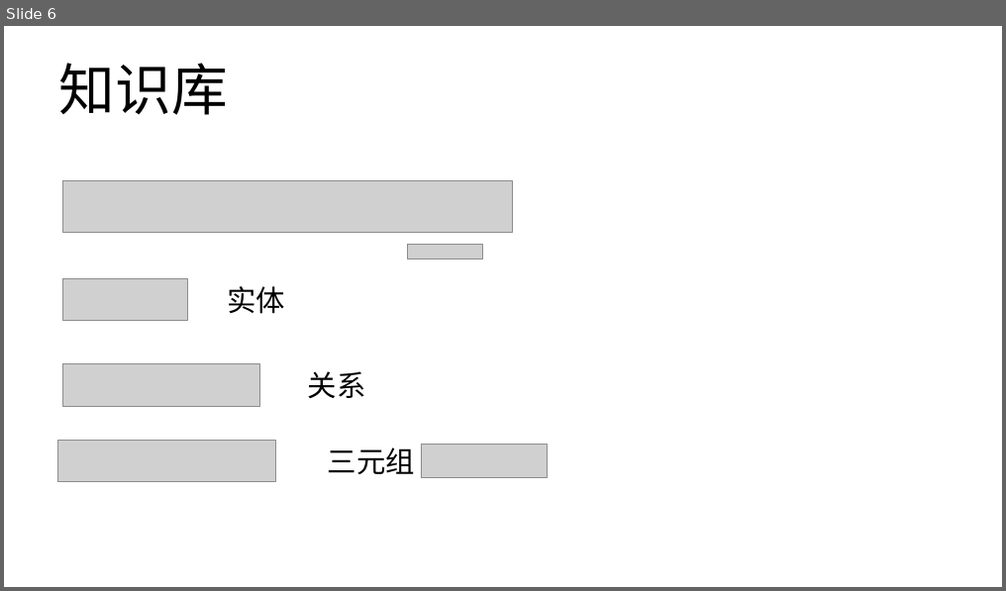
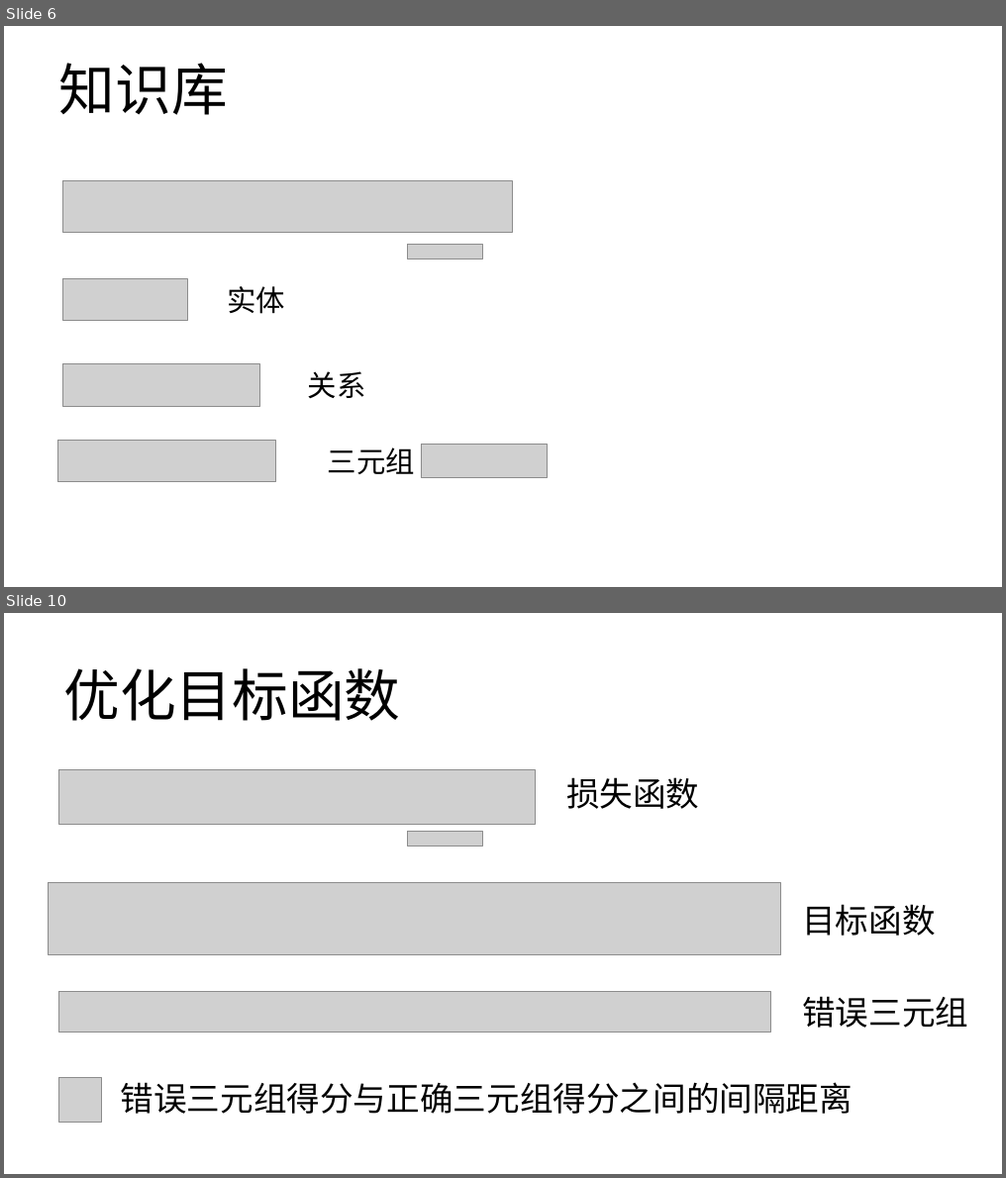
Before and after one commit to zyxdSTU/presetation, a slide deck: 知识表示学习/知识表示学习.pptx. Shown one above the other, each under a label of ours: slide 6 before the commit, slides 6 and 10 after it; the slides between them are not shown. The pictures are 1006x591 and 1006x1178 pixels, drawn with LibreOffice and Linux fonts; fonts in the diff are those of the drawing; grey boxes stand for pictures. Boxes give left, top, right and bottom in pixels: in the first picture for what was removed or moved away, otherwise in the second. Text is boxed around its words. In the diff, an @@ line names an element or a change of style, - is before the commit and + after.

```diff
--- a/知识表示学习/知识表示学习.pptx
+++ b/知识表示学习/知识表示学习.pptx
@@ slide 10 added at (x1=4, y1=613, x2=1002, y2=1174), background #FFFFFF @@
@@ title added at (x1=63, y1=668, x2=400, y2=721), 54 pt, text #000000 @@
+优化目标函数
@@ picture added at (x1=58, y1=769, x2=535, y2=824) @@
@@ text added at (x1=566, y1=777, x2=699, y2=809), 32 pt, text #000000 @@
+损失函数
@@ picture added at (x1=408, y1=832, x2=482, y2=847) @@
@@ picture added at (x1=49, y1=883, x2=781, y2=956) @@
@@ text added at (x1=802, y1=904, x2=935, y2=936), 32 pt, text #000000 @@
+目标函数
@@ picture added at (x1=58, y1=992, x2=770, y2=1033) @@
@@ text added at (x1=802, y1=996, x2=968, y2=1028), 32 pt, text #000000 @@
+错误三元组
@@ picture added at (x1=58, y1=1078, x2=101, y2=1123) @@
@@ text added at (x1=121, y1=1082, x2=852, y2=1114), 32 pt, text #000000 @@
+错误三元组得分与正确三元组得分之间的间隔距离
```
Also in this commit, not shown: 2 slides changed, 6 other slides added, 1 slide removed, 1 other file.
